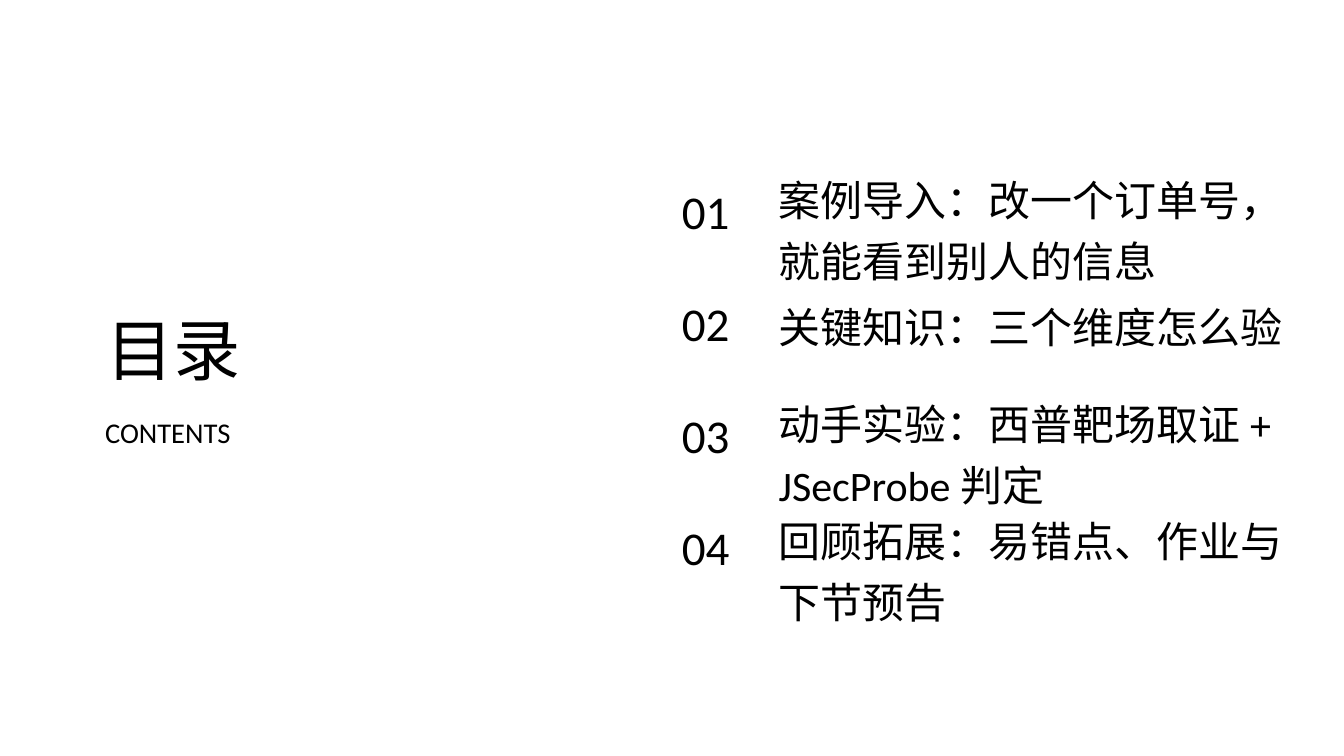
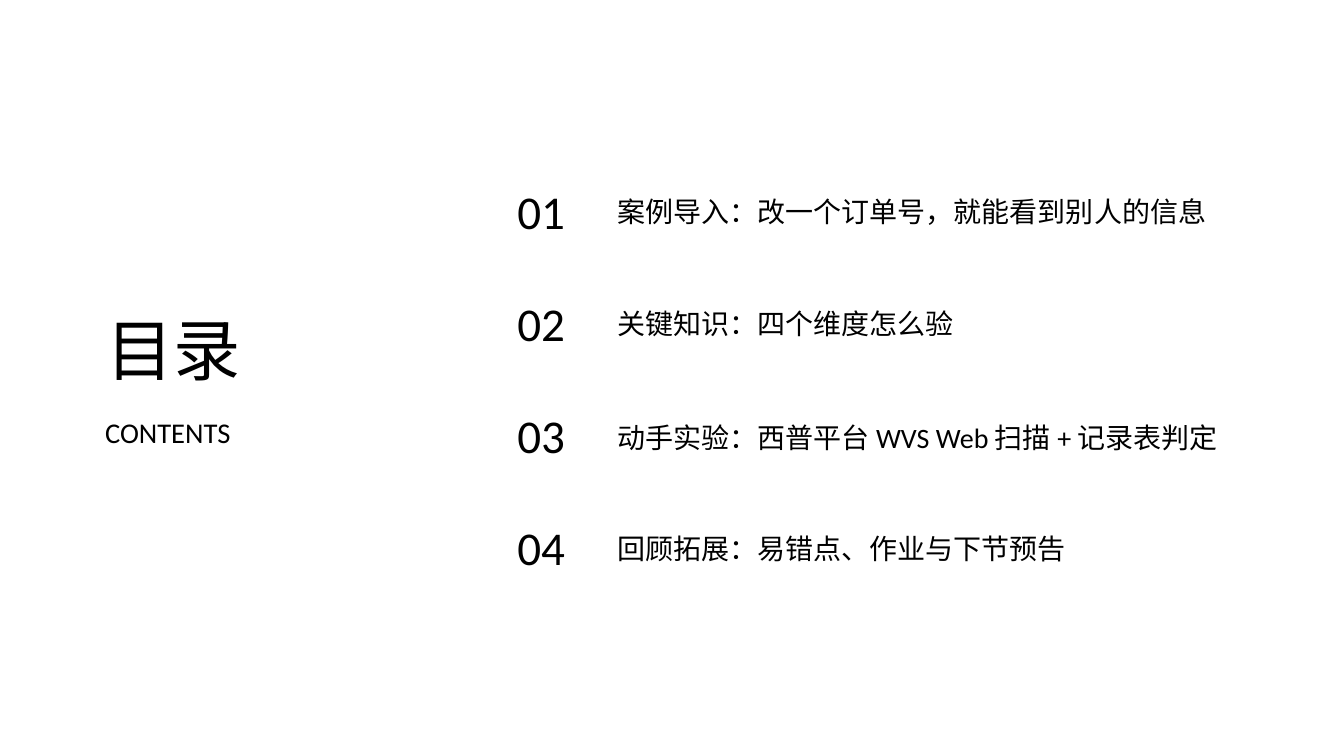
Before and after one commit to yiyimu-ruiruimu/security-assessment-platform, a slide deck: slide 2 of PPT/4.4 应用系统安全功能验证（学生版）.pptx. Drawn at 1344x756 pixels with LibreOffice and Linux fonts; fonts in the diff are those of the drawing; background and template pictures are left out. Boxes give left, top, right and bottom in pixels: in the first picture for what was removed or moved away, otherwise in the second. Text is boxed around its words. In the diff, an @@ line names an element or a change of style, - is before the commit and + after.

```diff
--- a/PPT/4.4 应用系统安全功能验证（学生版）.pptx
+++ b/PPT/4.4 应用系统安全功能验证（学生版）.pptx
@@ text "案例导入：改一个订单号，就能看到别人的信息": place and size @@
-text "案例导入：改一个订单号，就能看到别人的信息" at [779, 180, 1283, 281]
+text "案例导入：改一个订单号，就能看到别人的信息" at [617, 198, 1206, 225]
@@ text "案例导入：改一个订单号，就能看到别人的信息" at [617, 198, 1206, 225]: size 30 to 20 pt @@
@@ text at [617, 310, 953, 337]: text changed; size 30 to 20 pt @@
-关键知识：三个维度怎么验
+关键知识：四个维度怎么验
@@ text at [617, 424, 1218, 451]: text changed; size 30 to 20 pt @@
-动手实验：西普靶场取证 + JSecProbe 判定
+动手实验：西普平台 WVS Web 扫描 + 记录表判定
@@ 4 texts: place and size @@
-4 texts at [682, 198, 730, 566]
+4 texts at [517, 198, 565, 566]
@@ text "回顾拓展：易错点、作业与下节预告" at [617, 535, 1066, 562]: size 30 to 20 pt @@
@@ text "回顾拓展：易错点、作业与下节预告": place and size @@
-text "回顾拓展：易错点、作业与下节预告" at [779, 521, 1283, 622]
+text "回顾拓展：易错点、作业与下节预告" at [617, 535, 1066, 562]
```
Also in this commit, not shown: 9 other slides changed, 5 slides removed, 17 other files.
